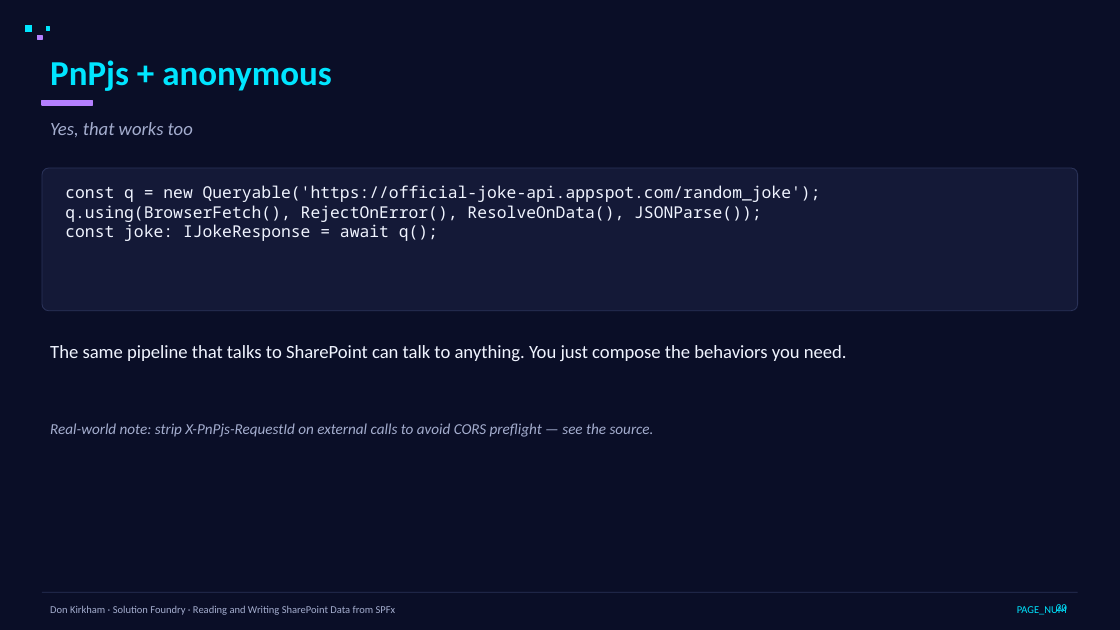
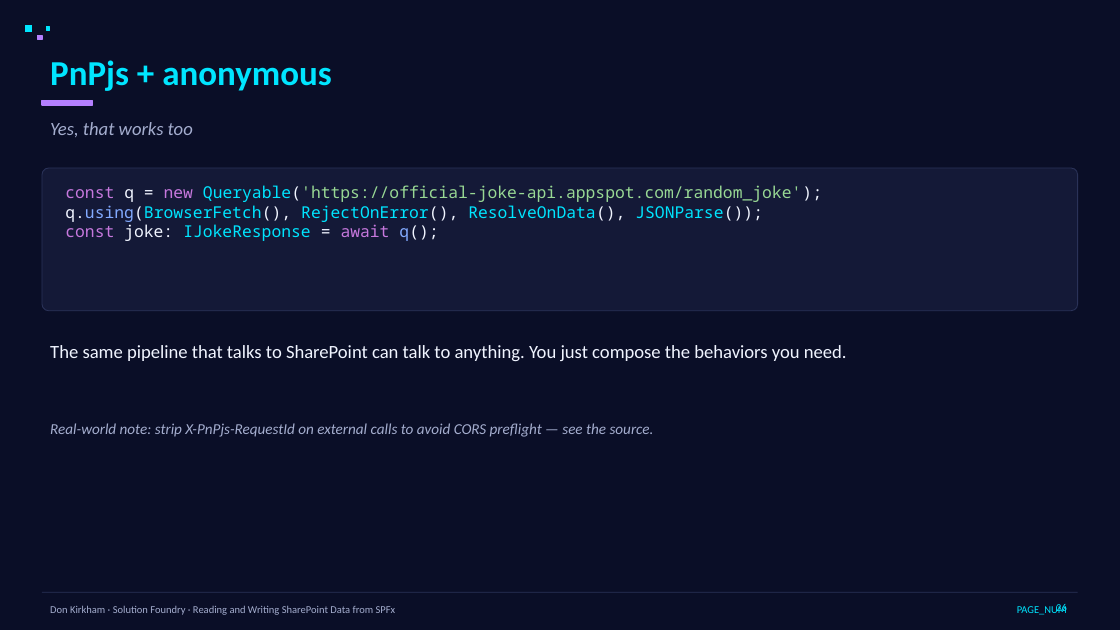
Before and after one commit to DonKirkham/dataDemo, a slide deck: slide 26 of presentation/data-access-spfx.pptx (slide 20 before the commit). Drawn at 1120x630 pixels with LibreOffice and Linux fonts; fonts in the diff are those of the drawing. Boxes give left, top, right and bottom in pixels: in the first picture for what was removed or moved away, otherwise in the second. Text is boxed around its words. In the diff, an @@ line names an element or a change of style, - is before the commit and + after.

```diff
--- a/presentation/data-access-spfx.pptx
+++ b/presentation/data-access-spfx.pptx
@@ text "const q = new Queryable('https://official-joke-api.appspot.c ..." at [65,185,822,241]: text colour #F0F4FF to #C678DD in "const new", "const await"; text colour #F0F4FF to #00E5FF in "Queryable('https://official-joke-api.appspot.com/random_joke ...", "q.using(BrowserFetch(), RejectOnError(), ResolveOnData(), JS ...", "IJokeResponse"; text colour #F0F4FF to #98D894 in "Queryable('https://official-joke-api.appspot.com/random_joke ..."; text colour #F0F4FF to #82AAFF in "q.using(BrowserFetch(),", "q();" @@
```
Also in this commit, not shown: 19 other slides changed, 6 slides added, 2 other files.
